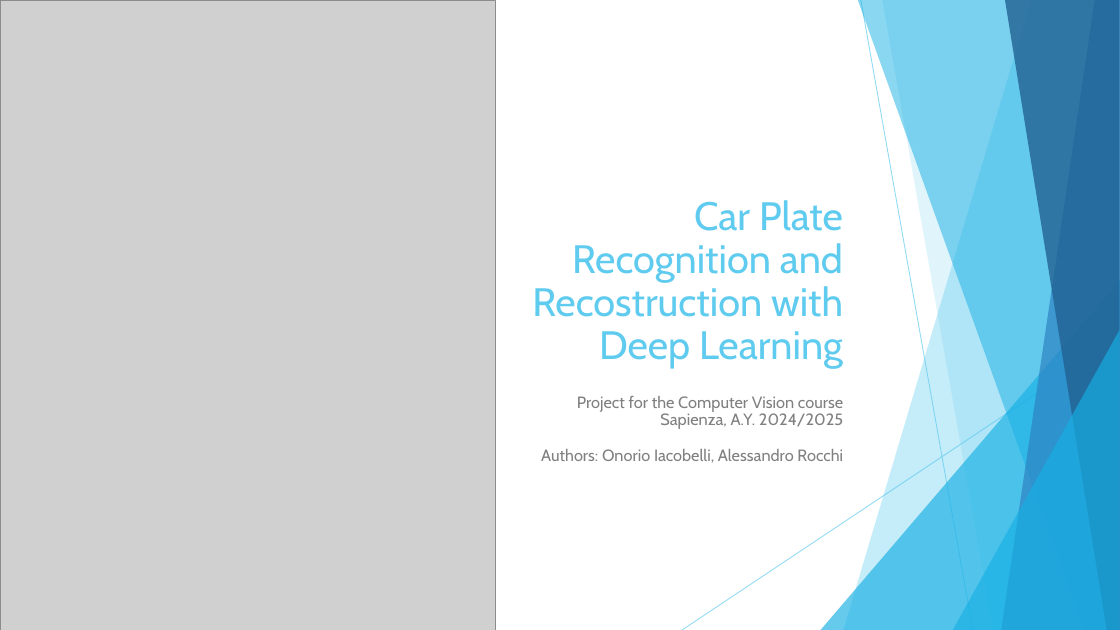
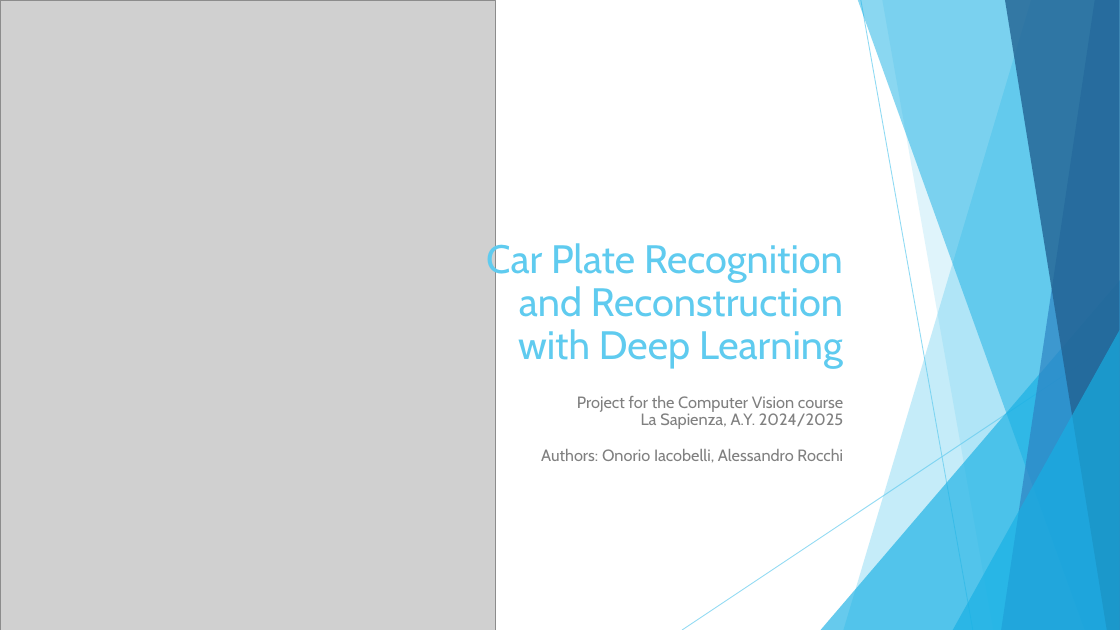
Before and after one commit to onorio21/CV_License_plate_detection_recognition, a slide deck: slide 1 of LicensePlatePresentation.pptx. Drawn at 1120x630 pixels with LibreOffice and Linux fonts; fonts in the diff are those of the drawing; grey boxes stand for pictures. Boxes give left, top, right and bottom in pixels: in the first picture for what was removed or moved away, otherwise in the second. Text is boxed around its words. In the diff, an @@ line names an element or a change of style, - is before the commit and + after.

Commit message:
Updated presentation

```diff
--- a/LicensePlatePresentation.pptx
+++ b/LicensePlatePresentation.pptx
@@ title at (x1=486, y1=239, x2=843, y2=368): text changed @@
-Car Plate Recognition and Recostruction with Deep Learning
+Car Plate Recognition and Reconstruction with Deep Learning
@@ subtitle at (x1=541, y1=396, x2=843, y2=462): text changed @@
-Project for the Computer Vision course
-Sapienza, A.Y. 2024/2025
-Authors: Onorio Iacobelli, Alessandro Rocchi
+Project for the Computer Vision course
+La Sapienza, A.Y. 2024/2025
+Authors: Onorio Iacobelli, Alessandro Rocchi
```
Also in this commit, not shown: 4 other slides changed, 4 slides added, 3 slides removed.
